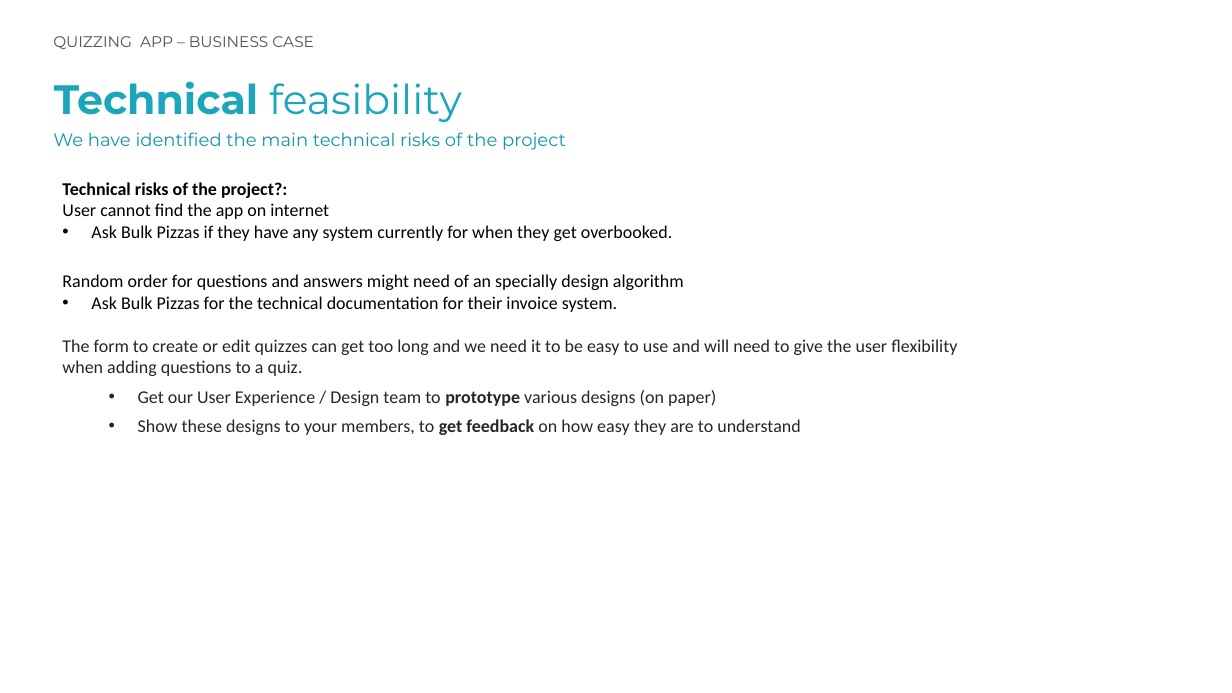
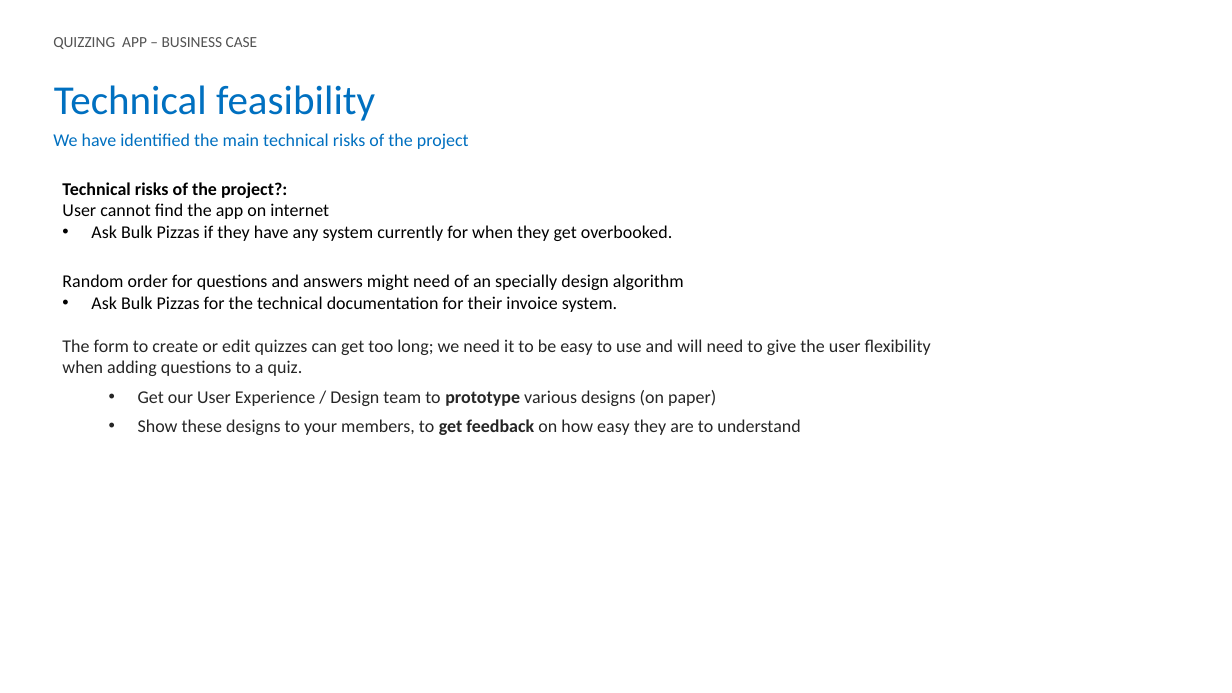
Before and after one commit to Joanajua/Quiz, a slide deck: slide 3 of Quiz - Documentation/QuizApp - Business Case.pptx. Drawn at 1232x693 pixels with LibreOffice and Linux fonts; fonts in the diff are those of the drawing. Boxes give left, top, right and bottom in pixels: in the first picture for what was removed or moved away, otherwise in the second. Text is boxed around its words. In the diff, an @@ line names an element or a change of style, - is before the commit and + after.

```diff
--- a/Quiz - Documentation/QuizApp - Business Case.pptx
+++ b/Quiz - Documentation/QuizApp - Business Case.pptx
@@ text "QUIZZING APP – BUSINESS CASE" at [53, 37, 258, 49]: font Montserrat to Calibri @@
@@ text "Technical feasibility" at [54, 85, 375, 121]: font Montserrat to Calibri, text colour #1BA6BC to #0070C0; bold off in "Technical" @@
@@ text "We have identified the main ..." at [53, 133, 469, 149]: font Montserrat to Calibri, text colour #1396AE to #0070C0 @@
@@ text at [62, 339, 931, 376]: text changed @@
-The form to create or edit quizzes can get too long and we need it to be easy to use and will need to give the user flexibility when adding questions to a quiz.
+The form to create or edit quizzes can get too long; we need it to be easy to use and will need to give the user flexibility when adding questions to a quiz.
```
Also in this commit, not shown: 6 other slides changed, 6 other files.
